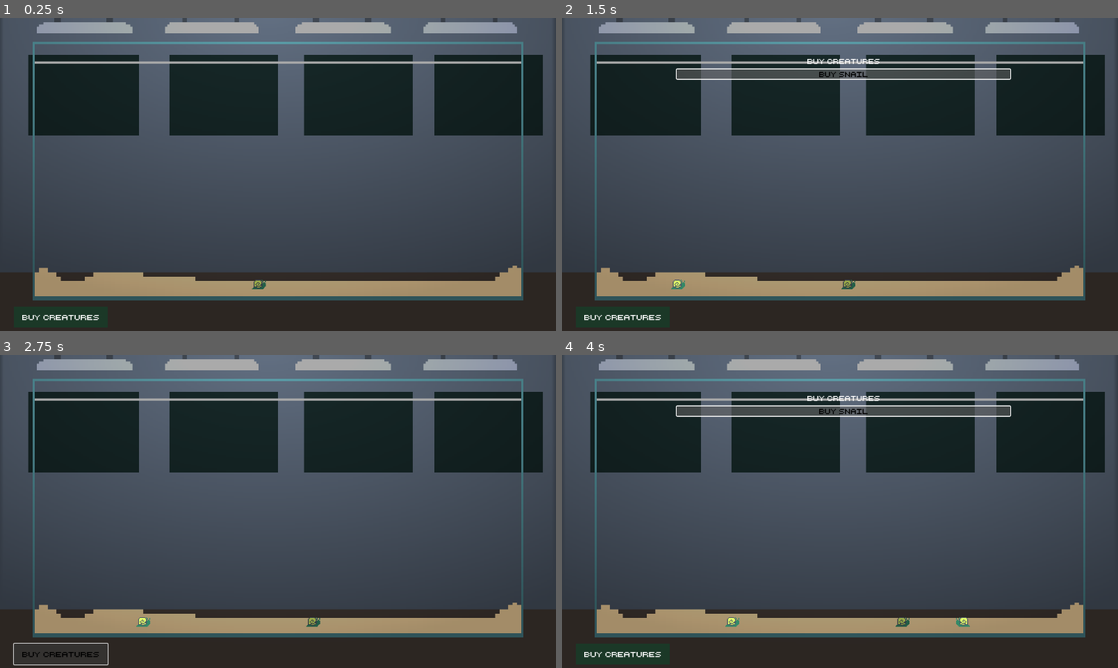
Above: before the commit, frames 1-4 (two rows, left to right).
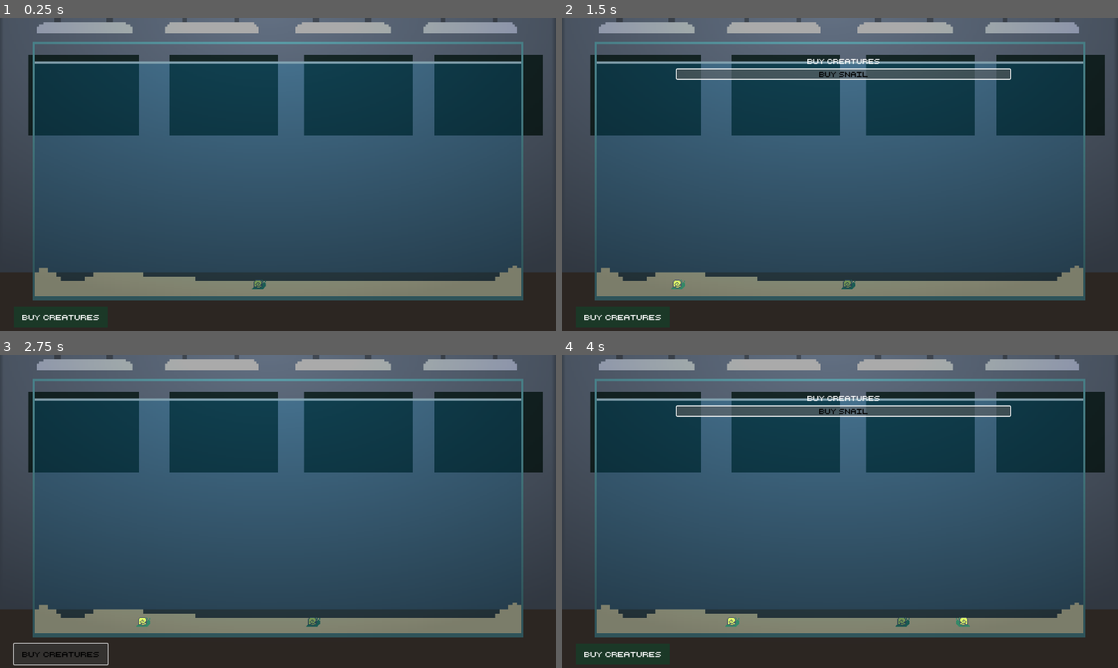
Above: after the commit, the same moments.

Repository: adrientremblay/ld56
Game: Godot game, scene res://scenes/game_screen.tscn
The game is run twice, just before and just after one commit, with the same random seed, the same clock (stepped at 60 frames per second) and the same inputs.
Inputs:
- Up to frame 1 (0.25 s): no input
- Up to frame 2 (1.5 s): click "Buy Creatures" at 0.5 s; click "buy snail" at 1.25 s
- Up to frame 3 (2.75 s): click "Buy Creatures" at 2 s
- Up to frame 4 (4 s): click "Buy Creatures" at 2.75 s; click "buy snail" at 3.5 s

The runs differ from the first frame. In frame 1, 22% of the frame differs, in the area x 6-94%, y 14-89%; in frame 2, 20%; in frame 3, 22%; in frame 4, 20%.

Commit message:
Added a water rect

Diff:
--- a/scenes/game_screen.tscn
+++ b/scenes/game_screen.tscn
@@ -60,32 +60,46 @@
 offset_bottom = 720.0
 color = Color(0, 0, 0, 0.333333)
 
+[node name="WaterRect" type="ColorRect" parent="Lighting"]
+offset_left = 80.0
+offset_top = 100.0
+offset_right = 1200.0
+offset_bottom = 641.0
+color = Color(0, 0.301961, 0.439216, 0.243137)
+
 [node name="PointLight2D" type="PointLight2D" parent="Lighting"]
 position = Vector2(639.139, 346.5)
 scale = Vector2(20.0269, 11.4219)
 texture = SubResource("GradientTexture2D_yk8w2")
 
 [node name="LightOccluder2D" type="LightOccluder2D" parent="Lighting"]
+visible = false
 occluder = SubResource("OccluderPolygon2D_ivq3p")
 
 [node name="LightOccluder2D2" type="LightOccluder2D" parent="Lighting"]
+visible = false
 occluder = SubResource("OccluderPolygon2D_as35x")
 
 [node name="LightOccluder2D3" type="LightOccluder2D" parent="Lighting"]
+visible = false
 occluder = SubResource("OccluderPolygon2D_as35x")
 
 [node name="LightOccluder2D4" type="LightOccluder2D" parent="Lighting"]
+visible = false
 position = Vector2(287, -5)
 occluder = SubResource("OccluderPolygon2D_as35x")
 
 [node name="LightOccluder2D5" type="LightOccluder2D" parent="Lighting"]
+visible = false
 position = Vector2(588, -10)
 occluder = SubResource("OccluderPolygon2D_as35x")
 
 [node name="LightOccluder2D6" type="LightOccluder2D" parent="Lighting"]
+visible = false
 occluder = SubResource("OccluderPolygon2D_fxijs")
 
 [node name="LightOccluder2D7" type="LightOccluder2D" parent="Lighting"]
+visible = false
 occluder = SubResource("OccluderPolygon2D_5ugqd")
 
 [node name="Panel" type="Panel" parent="."]
